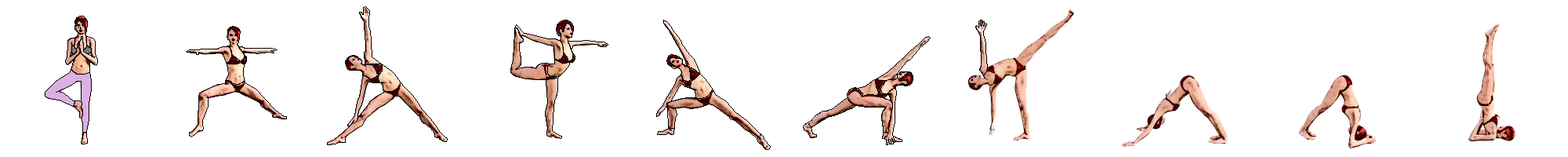
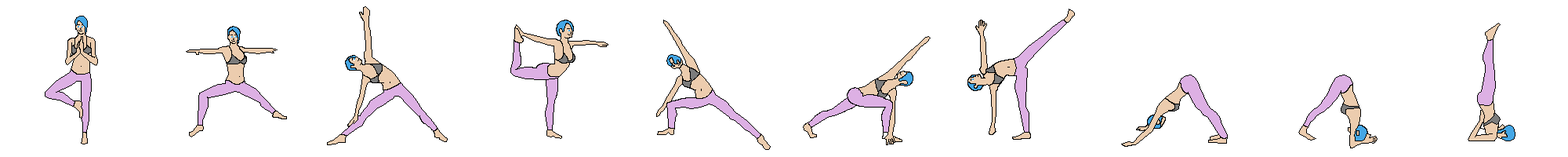
Layered file, before and after one edit (1568 × 157). Changes by layer:
painted on "top" over [65, 7, 1516, 149]
hid "yogagirl.png" over [43, 6, 1518, 152]
